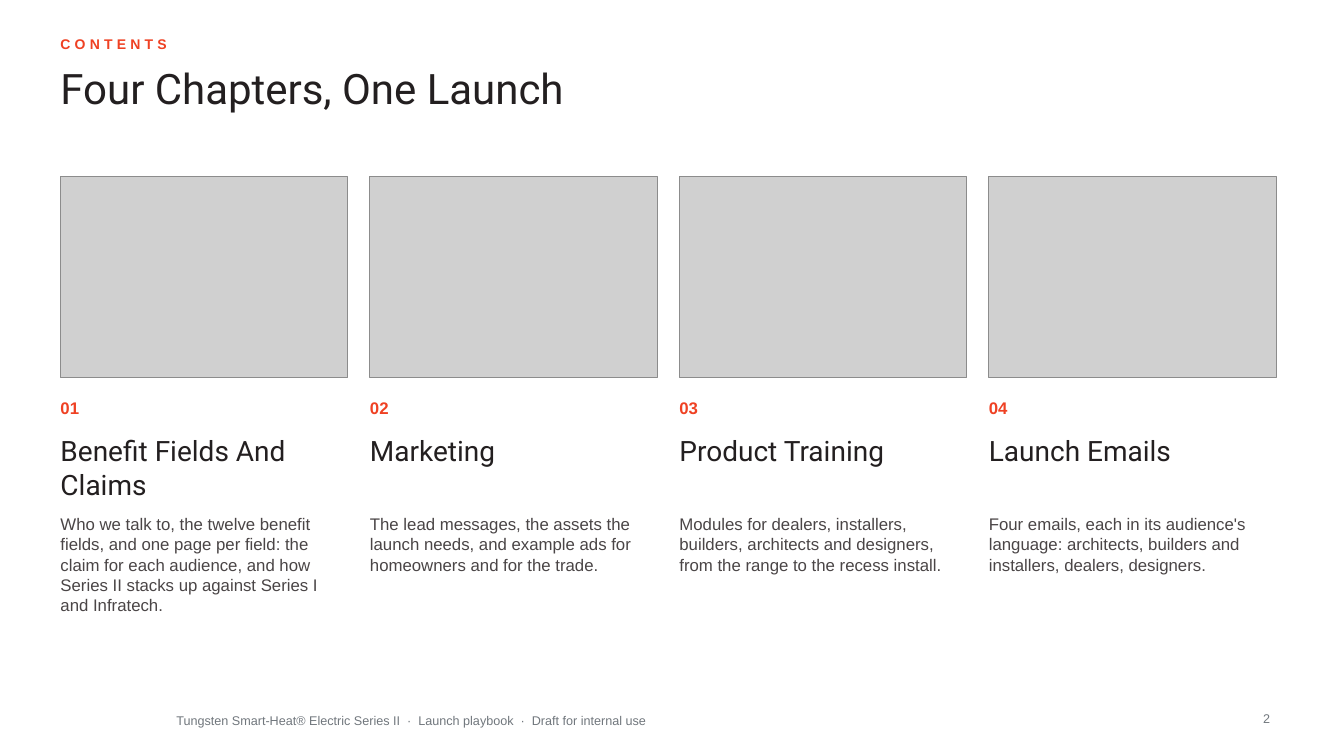
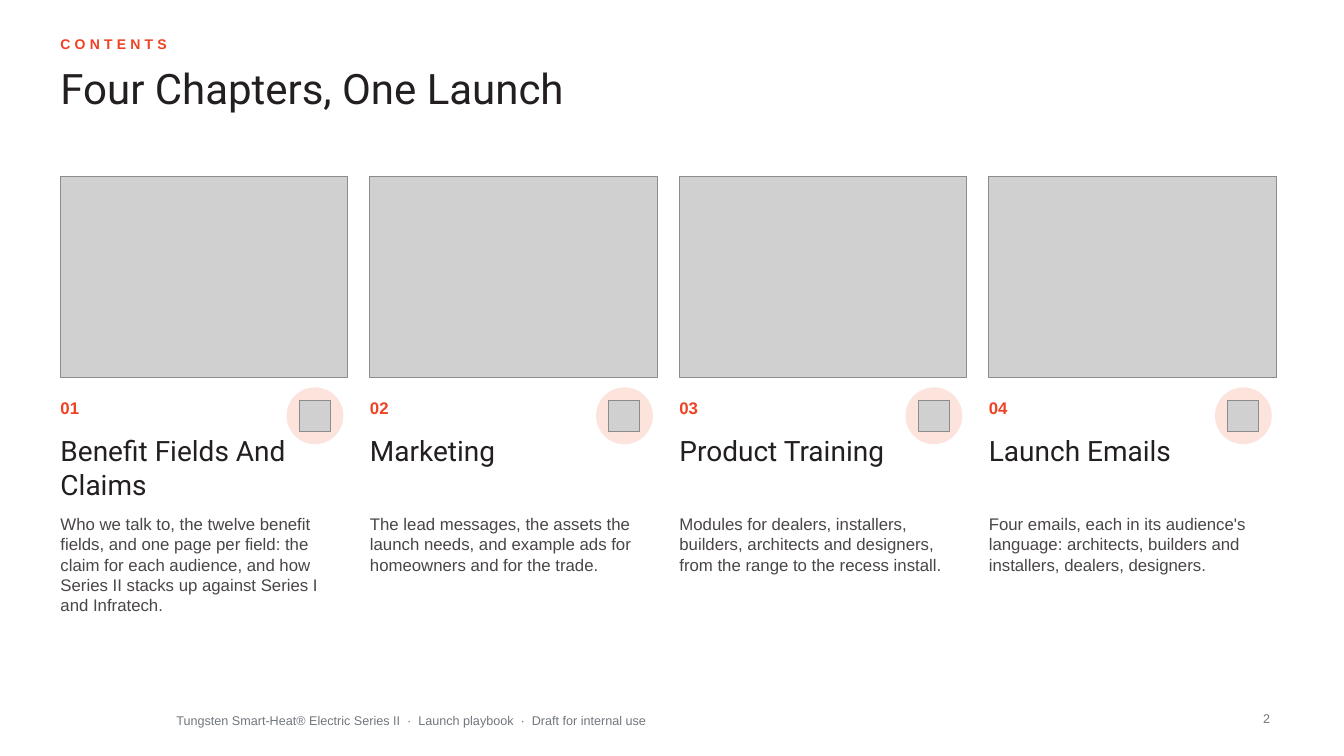
Before and after one commit to aayuvis/Bromic_Marketing, a slide deck: slide 2 of decks/Tungsten-Series-II-Launch-Playbook.pptx. Drawn at 1344x756 pixels with LibreOffice and Linux fonts; fonts in the diff are those of the drawing; grey boxes stand for pictures; background and template pictures are left out. Boxes give left, top, right and bottom in pixels: in the first picture for what was removed or moved away, otherwise in the second. Text is boxed around its words. In the diff, an @@ line names an element or a change of style, - is before the commit and + after.

```diff
--- a/decks/Tungsten-Series-II-Launch-Playbook.pptx
+++ b/decks/Tungsten-Series-II-Launch-Playbook.pptx
@@ ellipse added at (287, 388, 343, 444), fill #FCE3DC, outline #FCE3DC 1 pt @@
@@ ellipse added at (597, 388, 652, 444), fill #FCE3DC, outline #FCE3DC 1 pt @@
@@ ellipse added at (906, 388, 962, 444), fill #FCE3DC, outline #FCE3DC 1 pt @@
@@ ellipse added at (1216, 388, 1271, 444), fill #FCE3DC, outline #FCE3DC 1 pt @@
@@ picture added at (299, 400, 331, 432) @@
@@ picture added at (609, 400, 640, 432) @@
@@ picture added at (919, 400, 950, 432) @@
@@ picture added at (1228, 400, 1259, 432) @@
```
Also in this commit, not shown: 36 other slides changed, 3 slides added, 1 slide removed, 7 other files.
